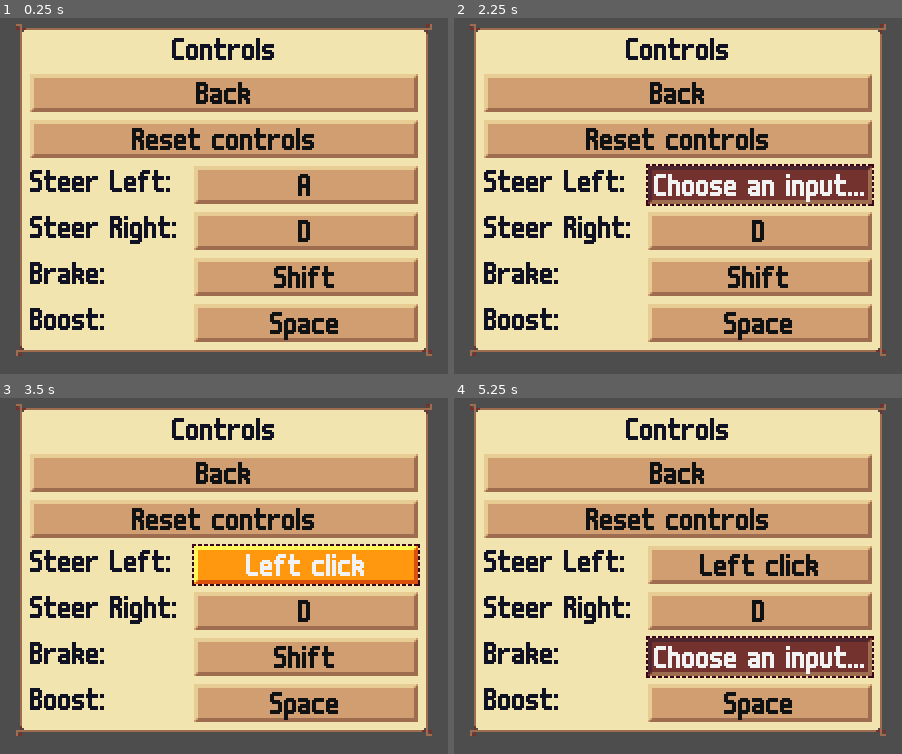
Above: before the commit, frames 1-4 (two rows, left to right).
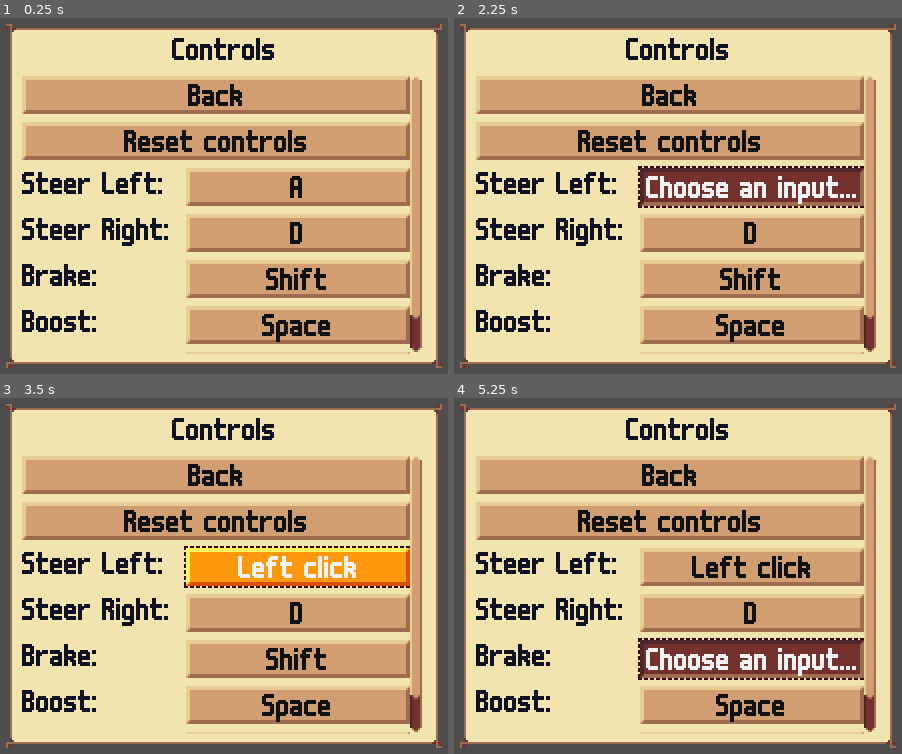
Above: after the commit, the same moments.

Repository: krobbi/afrogalypse
Game: Godot game, scene res://gui/cards/controls_gui_card.tscn
Same seed, same stepped clock (60 frames per second), same inputs: the game is played once before the commit and once after it. This scene is started directly instead of the project's main scene.
Inputs:
- Up to frame 1 (0.25 s): no input
- Up to frame 2 (2.25 s): click "Back" at 0.5 s; click "Reset controls" at 1.25 s; click "A" at 2 s
- Up to frame 3 (3.5 s): click "Choose an input..." at 2.75 s
- Up to frame 4 (5.25 s): click "Left click" at 3.5 s; click "D" at 4.25 s; click "Shift" at 5 s

The runs differ from the first frame. In frame 1, 26% of the frame differs, in the area x 1-99%, y 1-99%; in frame 2, 28%; in frame 3, 28%; in frame 4, 28%.

Commit message:
Add dummy pause control

Diff:
--- a/autoloads/config/config.gd
+++ b/autoloads/config/config.gd
@@ -15,6 +15,7 @@
 	"controls/steer_right": "",
 	"controls/brake": "",
 	"controls/boost": "",
+	"controls/pause": "",
 	"progress/has_seen_tutorial": false,
 	"progress/high_score": 0,
 }
--- a/autoloads/input_manager/input_manager.gd
+++ b/autoloads/input_manager/input_manager.gd
@@ -7,6 +7,7 @@
 	"steer_right": "key/%d" % KEY_D,
 	"brake": "key/%d" % KEY_SHIFT,
 	"boost": "key/%d" % KEY_SPACE,
+	"pause": "key/%d" % KEY_ESCAPE,
 }
 
 ## The map of action [String]s to their current mapping code [String]s.
--- a/gui/cards/controls_gui_card.tscn
+++ b/gui/cards/controls_gui_card.tscn
@@ -1,11 +1,11 @@
-[gd_scene load_steps=5 format=3 uid="uid://c6an3tg3xs4d8"]
+[gd_scene load_steps=5 format=3 uid="uid://cib70abv41htj"]
 
-[ext_resource type="PackedScene" uid="uid://deche81a76i5" path="res://gui/gui_card.tscn" id="1_f6ori"]
+[ext_resource type="PackedScene" uid="uid://n8s74uewyiem" path="res://gui/scrollable_gui_card.tscn" id="1_km7f3"]
 [ext_resource type="PackedScene" uid="uid://cubuf3byc5tko" path="res://gui/widgets/mapping_button.tscn" id="2_6th8t"]
 [ext_resource type="Script" path="res://gui/cards/controls_gui_card.gd" id="2_lxci3"]
 [ext_resource type="AudioStream" uid="uid://ck8yg1glcuwmk" path="res://resources/audio/gui/card/blip.ogg" id="4_u432a"]
 
-[node name="ControlsGUICard" instance=ExtResource("1_f6ori")]
+[node name="ControlsGUICard" instance=ExtResource("1_km7f3")]
 script = ExtResource("2_lxci3")
 
 [node name="HeadingLabel" type="Label" parent="VBoxContainer" index="0"]
@@ -13,33 +13,37 @@
 text = "heading.controls"
 horizontal_alignment = 1
 
-[node name="BackButton" type="Button" parent="VBoxContainer" index="1" groups=["focus"]]
+[node name="BackButton" type="Button" parent="VBoxContainer/ScrollContainer/VBoxContainer" index="0" groups=["focus"]]
 layout_mode = 2
 text = "button.back"
 
-[node name="ResetControlsButton" type="Button" parent="VBoxContainer" index="2"]
+[node name="ResetControlsButton" type="Button" parent="VBoxContainer/ScrollContainer/VBoxContainer" index="1"]
 layout_mode = 2
 text = "button.reset_controls"
 
-[node name="SteerLeftAction" parent="VBoxContainer" index="3" instance=ExtResource("2_6th8t")]
+[node name="SteerLeftMapping" parent="VBoxContainer/ScrollContainer/VBoxContainer" index="2" instance=ExtResource("2_6th8t")]
 layout_mode = 2
 _action = "steer_left"
 
-[node name="SteerRightAction" parent="VBoxContainer" index="4" instance=ExtResource("2_6th8t")]
+[node name="SteerRightMapping" parent="VBoxContainer/ScrollContainer/VBoxContainer" index="3" instance=ExtResource("2_6th8t")]
 layout_mode = 2
 _action = "steer_right"
 
-[node name="BrakeAction" parent="VBoxContainer" index="5" instance=ExtResource("2_6th8t")]
+[node name="BrakeMapping" parent="VBoxContainer/ScrollContainer/VBoxContainer" index="4" instance=ExtResource("2_6th8t")]
 layout_mode = 2
 _action = "brake"
 
-[node name="BoostAction" parent="VBoxContainer" index="6" instance=ExtResource("2_6th8t")]
+[node name="BoostMapping" parent="VBoxContainer/ScrollContainer/VBoxContainer" index="5" instance=ExtResource("2_6th8t")]
 layout_mode = 2
 _action = "boost"
+
+[node name="PauseMapping" parent="VBoxContainer/ScrollContainer/VBoxContainer" index="6" instance=ExtResource("2_6th8t")]
+layout_mode = 2
+_action = "pause"
 
 [node name="BlipPlayer" type="AudioStreamPlayer" parent="." index="1"]
 stream = ExtResource("4_u432a")
 bus = &"Sound"
 
-[connection signal="pressed" from="VBoxContainer/BackButton" to="." method="pop_card"]
-[connection signal="pressed" from="VBoxContainer/ResetControlsButton" to="." method="_on_reset_controls_button_pressed"]
+[connection signal="pressed" from="VBoxContainer/ScrollContainer/VBoxContainer/BackButton" to="." method="pop_card"]
+[connection signal="pressed" from="VBoxContainer/ScrollContainer/VBoxContainer/ResetControlsButton" to="." method="_on_reset_controls_button_pressed"]
--- /dev/null
+++ b/gui/scrollable_gui_card.tscn
@@ -0,0 +1,18 @@
+[gd_scene load_steps=2 format=3 uid="uid://n8s74uewyiem"]
+
+[ext_resource type="PackedScene" uid="uid://deche81a76i5" path="res://gui/gui_card.tscn" id="1_uslbu"]
+
+[node name="ScrollableGUICard" instance=ExtResource("1_uslbu")]
+
+[node name="VBoxContainer" parent="." index="0"]
+custom_minimum_size = Vector2(0, 158)
+
+[node name="ScrollContainer" type="ScrollContainer" parent="VBoxContainer" index="0"]
+layout_mode = 2
+size_flags_vertical = 3
+follow_focus = true
+horizontal_scroll_mode = 0
+
+[node name="VBoxContainer" type="VBoxContainer" parent="VBoxContainer/ScrollContainer" index="0"]
+custom_minimum_size = Vector2(194, 0)
+layout_mode = 2
--- a/project.godot
+++ b/project.godot
@@ -130,6 +130,11 @@
 , Object(InputEventKey,"resource_local_to_scene":false,"resource_name":"","device":-1,"window_id":0,"alt_pressed":false,"shift_pressed":false,"ctrl_pressed":false,"meta_pressed":false,"pressed":false,"keycode":0,"physical_keycode":90,"key_label":0,"unicode":122,"echo":false,"script":null)
 ]
 }
+pause={
+"deadzone": 0.5,
+"events": [Object(InputEventKey,"resource_local_to_scene":false,"resource_name":"","device":-1,"window_id":0,"alt_pressed":false,"shift_pressed":false,"ctrl_pressed":false,"meta_pressed":false,"pressed":false,"keycode":0,"physical_keycode":4194305,"key_label":0,"unicode":0,"echo":false,"script":null)
+]
+}
 debug_step_frame={
 "deadzone": 0.5,
 "events": [Object(InputEventKey,"resource_local_to_scene":false,"resource_name":"","device":-1,"window_id":0,"alt_press …(182 unchanged characters)…
--- /dev/null
+++ b/resources/style_boxes/scroll.tres
@@ -0,0 +1,13 @@
+[gd_resource type="StyleBoxTexture" load_steps=2 format=3 uid="uid://pql0ttj6543u"]
+
+[ext_resource type="Texture2D" uid="uid://4fxvw0d8jqw4" path="res://resources/textures/gui/scroll_bars.png" id="1_s0xw6"]
+
+[resource]
+content_margin_left = 3.0
+content_margin_top = 0.0
+content_margin_right = 3.0
+content_margin_bottom = 0.0
+texture = ExtResource("1_s0xw6")
+texture_margin_top = 3.0
+texture_margin_bottom = 3.0
+region_rect = Rect2(0, 0, 6, 12)
--- /dev/null
+++ b/resources/style_boxes/scroll_container.tres
@@ -0,0 +1,7 @@
+[gd_resource type="StyleBoxEmpty" format=3 uid="uid://dv7pigi5jobji"]
+
+[resource]
+content_margin_left = 1.0
+content_margin_top = 1.0
+content_margin_right = 3.0
+content_margin_bottom = 1.0
--- /dev/null
+++ b/resources/style_boxes/scroll_grabber.tres
@@ -0,0 +1,13 @@
+[gd_resource type="StyleBoxTexture" load_steps=2 format=3 uid="uid://bq4oo02a1jsb8"]
+
+[ext_resource type="Texture2D" uid="uid://4fxvw0d8jqw4" path="res://resources/textures/gui/scroll_bars.png" id="1_0qbry"]
+
+[resource]
+content_margin_left = 3.0
+content_margin_top = 0.0
+content_margin_right = 3.0
+content_margin_bottom = 0.0
+texture = ExtResource("1_0qbry")
+texture_margin_top = 3.0
+texture_margin_bottom = 3.0
+region_rect = Rect2(6, 0, 6, 12)
--- /dev/null
+++ b/resources/style_boxes/scroll_grabber_highlight.tres
@@ -0,0 +1,13 @@
+[gd_resource type="StyleBoxTexture" load_steps=2 format=3 uid="uid://cn0sottg6ngny"]
+
+[ext_resource type="Texture2D" uid="uid://4fxvw0d8jqw4" path="res://resources/textures/gui/scroll_bars.png" id="1_gwbjj"]
+
+[resource]
+content_margin_left = 3.0
+content_margin_top = 0.0
+content_margin_right = 3.0
+content_margin_bottom = 0.0
+texture = ExtResource("1_gwbjj")
+texture_margin_top = 3.0
+texture_margin_bottom = 3.0
+region_rect = Rect2(12, 0, 6, 12)
--- /dev/null
+++ b/resources/style_boxes/scroll_grabber_pressed.tres
@@ -0,0 +1,13 @@
+[gd_resource type="StyleBoxTexture" load_steps=2 format=3 uid="uid://bbs76u4oee3pv"]
+
+[ext_resource type="Texture2D" uid="uid://4fxvw0d8jqw4" path="res://resources/textures/gui/scroll_bars.png" id="1_1ybem"]
+
+[resource]
+content_margin_left = 3.0
+content_margin_top = 0.0
+content_margin_right = 3.0
+content_margin_bottom = 0.0
+texture = ExtResource("1_1ybem")
+texture_margin_top = 3.0
+texture_margin_bottom = 3.0
+region_rect = Rect2(18, 0, 6, 12)
--- a/resources/themes/default_theme.tres
+++ b/resources/themes/default_theme.tres
@@ -8,6 +8,11 @@
 [ext_resource type="StyleBox" uid="uid://cfxlxb3ig2dfs" path="res://resources/style_boxes/button_pressed.tres" id="3_n413q"]
 [ext_resource type="Texture2D" uid="uid://c1j3ergggjv6a" path="res://resources/textures/gui/grabber.png" id="5_frmc3"]
 [ext_resource type="Texture2D" uid="uid://l6xwk25xtim1" path="res://resources/textures/gui/grabber_highlight.png" id="6_7kfc4"]
+[ext_resource type="StyleBox" uid="uid://dv7pigi5jobji" path="res://resources/style_boxes/scroll_container.tres" id="8_c4pfc"]
+[ext_resource type="StyleBox" uid="uid://bq4oo02a1jsb8" path="res://resources/style_boxes/scroll_grabber.tres" id="8_mqipg"]
+[ext_resource type="StyleBox" uid="uid://pql0ttj6543u" path="res://resources/style_boxes/scroll.tres" id="8_t3jey"]
+[ext_resource type="StyleBox" uid="uid://cn0sottg6ngny" path="res://resources/style_boxes/scroll_grabber_highlight.tres" id="9_vkgqw"]
+[ext_resource type="StyleBox" uid="uid://bbs76u4oee3pv" path="res://resources/style_boxes/scroll_grabber_pressed.tres" id="10_q163c"]
 
 [resource]
 default_font = ExtResource("1_gjyeg")
@@ -27,3 +32,9 @@
 HSlider/styles/slider = ExtResource("3_n413q")
 Label/colors/font_color = Color(0.0627451, 0.0666667, 0.133333, 1)
 PanelContainer/styles/panel = ExtResource("1_t1ikr")
+ScrollContainer/styles/panel = ExtResource("8_c4pfc")
+VScrollBar/styles/grabber = ExtResource("8_mqipg")
+VScrollBar/styles/grabber_highlight = ExtResource("9_vkgqw")
+VScrollBar/styles/grabber_pressed = ExtResource("10_q163c")
+VScrollBar/styles/scroll = ExtResource("8_t3jey")
+VScrollBar/styles/scroll_focus = ExtResource("8_t3jey")
--- a/resources/translations/text.csv
+++ b/resources/translations/text.csv
@@ -1,6 +1,7 @@
 keys,en
 action.boost,"Boost:"
 action.brake,"Brake:"
+action.pause,"Pause:"
 action.steer_left,"Steer Left:"
 action.steer_right,"Steer Right:"
 button.back,"Back"
Binary file added: resources/textures/gui/scroll_bars.png
Not shown, added: resources/textures/gui/scroll_bars.png.import
Not shown: 1 places in resources/themes/default_theme.tres that only renumber resources
Not shown, changed: readme.md
